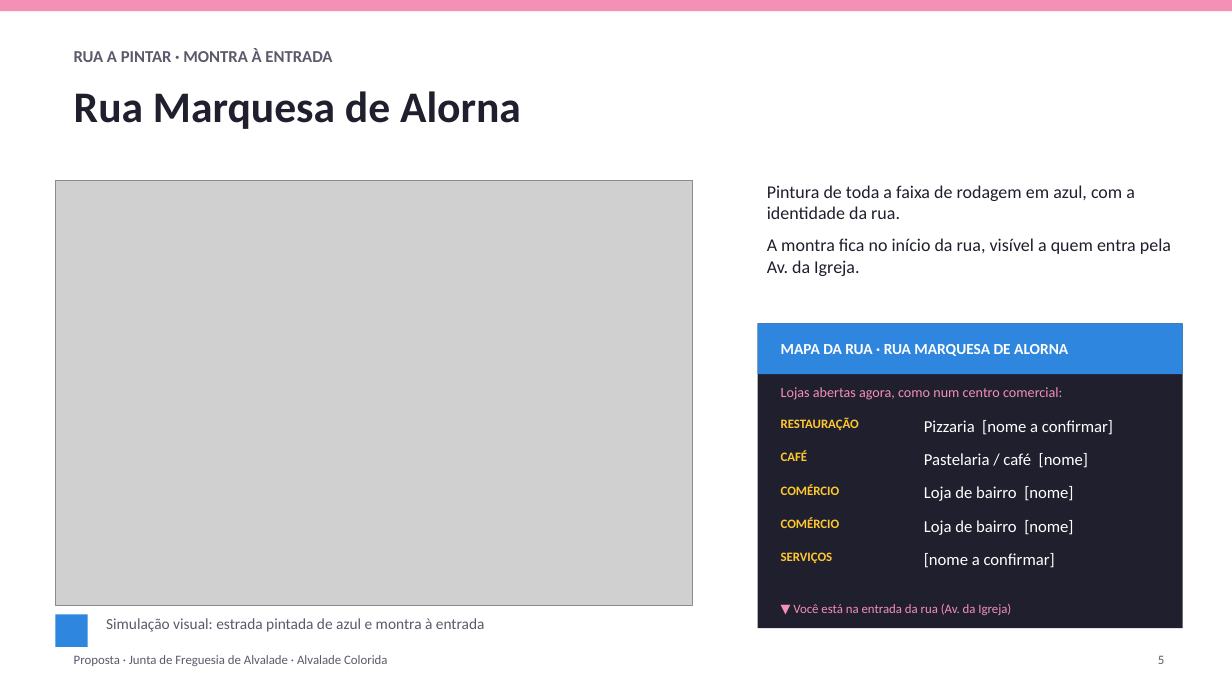
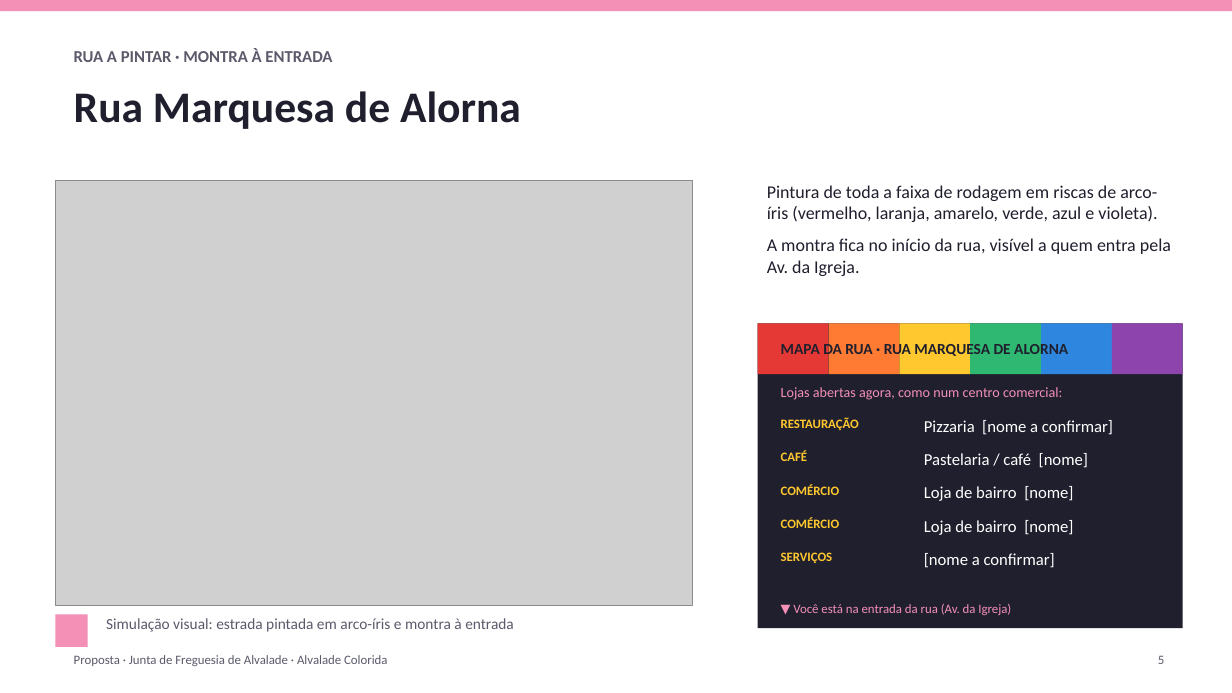
Before and after one commit to zavricardo-debug/travelsites, a slide deck: slide 5 of propostas/alvalade/Proposta_Alvalade_Colorida.pptx. Drawn at 1232x693 pixels with LibreOffice and Linux fonts; fonts in the diff are those of the drawing; grey boxes stand for pictures. Boxes give left, top, right and bottom in pixels: in the first picture for what was removed or moved away, otherwise in the second. Text is boxed around its words. In the diff, an @@ line names an element or a change of style, - is before the commit and + after.

Commit message:
Marquesa de Alorna: rainbow road mockup

```diff
--- a/propostas/alvalade/Proposta_Alvalade_Colorida.pptx
+++ b/propostas/alvalade/Proposta_Alvalade_Colorida.pptx
@@ text at <box>767,185,1157,222</box>: text changed @@
-Pintura de toda a faixa de rodagem em azul, com a identidade da rua.
+Pintura de toda a faixa de rodagem em riscas de arco-íris (vermelho, laranja, amarelo, verde, azul e violeta).
@@ rectangle added at <box>758,323,829,374</box>, fill #E53935 @@
@@ text "MAPA DA RUA · RUA ..." at <box>781,341,1068,359</box>: text colour #FFFFFF to #1F1F2E @@
@@ rectangle added at <box>829,323,900,374</box>, fill #FF7A33 @@
@@ rectangle added at <box>899,323,970,374</box>, fill #FFC82E @@
@@ rectangle added at <box>970,323,1042,374</box>, fill #2EB872 @@
@@ rectangle: place and size @@
-rectangle at <box>758,323,1183,374</box>
+rectangle at <box>1042,323,1113,374</box>
@@ rectangle added at <box>1112,323,1183,374</box>, fill #8E44AD @@
@@ rectangle at <box>55,615,88,647</box>: fill #2E86DE to #F48FB6 @@
@@ text at <box>106,618,514,632</box>: text changed @@
-Simulação visual: estrada pintada de azul e montra à entrada
+Simulação visual: estrada pintada em arco-íris e montra à entrada
```
Also in this commit, not shown: 3 other slides changed, 2 other files.
